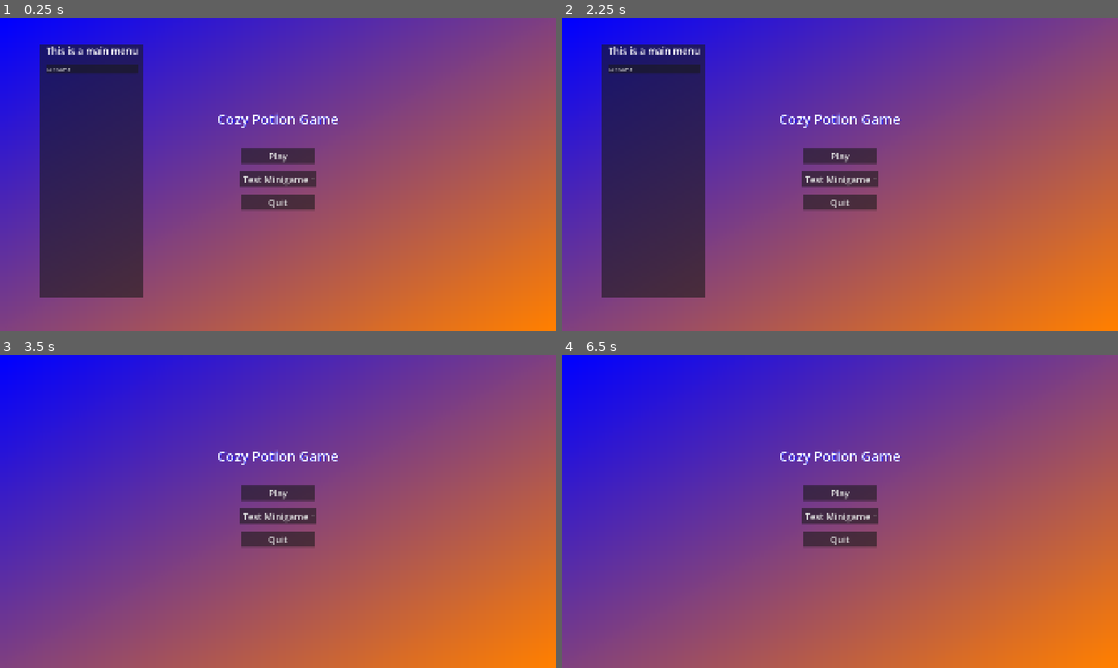
Above: before the commit, frames 1-4 (two rows, left to right).
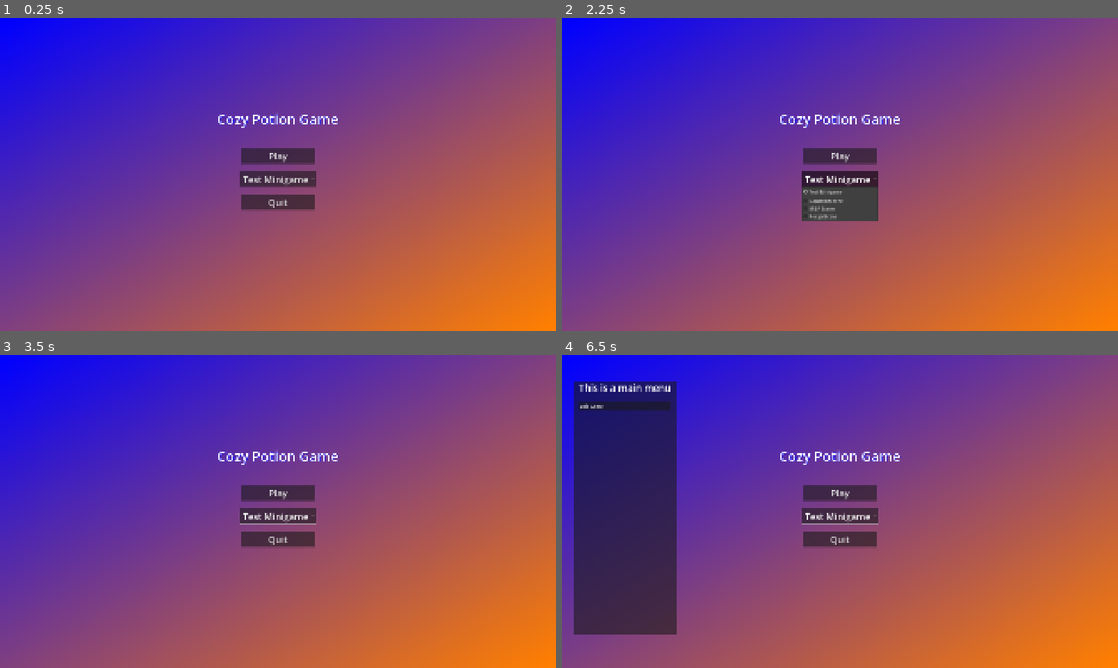
Above: after the commit, the same moments.

Repository: unimelb-game-makers/Team-Quibble-Production
Game: Godot game, scene res://scenes/main.tscn
Same seed, same stepped clock (60 frames per second), same inputs: the game is played once before the commit and once after it.
Inputs (mouse positions are in pixels of both pictures, inside the frame that each line leads up to):
- Up to frame 1 (0.25 s): no input
- Up to frame 2 (2.25 s): click "Play" at 0.5 s; click "Play" at 1.25 s; click "Test Minigame" at 2 s
- Up to frame 3 (3.5 s): tap Enter at 2.75 s; move the mouse to (400, 495) at 2.77 s; hold D (move_right) from 2.78 s (still down); hold Left (camera_left) from 2.78 s (still down); click (400, 495) at 2.92 s; tap Right (camera_right) at 3.05 s
- Up to frame 4 (6.5 s): release D (move_right) at 3.5 s; release Left (camera_left) at 3.5 s; drag from (728, 527) to (812, 574) at 3.52 s; tap Space at 4.25, 5.75 s; move the mouse to (895, 442) at 4.27 s; press the mouse at (895, 442) at 4.28 s; hold D (move_right) 4.28-5 s; tap Right (camera_right) at 4.55 s; release the mouse at (895, 442) at 5 s; tap Enter at 5 s; drag from (812, 574) to (673, 464) at 5.02 s; move the mouse to (1006, 558) at 5.77 s; hold A (move_left) from 5.78 s (still down); hold Right (camera_right) from 5.78 s (still down); click (1006, 558) at 5.92 s; tap Escape (open_options_menu, bound only after the commit) at 6.4 s

The runs differ from the first frame. In frame 1, 15% of the frame differs, in the area x 7-26%, y 8-90%; in frame 2, 16%, in the area x 7-57%, y 8-90%; in frame 3, less than 0.1%; in frame 4, 15%.

Commit message:
bugfixes and exit game functionality
OK, so, escape is bound to open_menu, which is fine. unless i click on the texture rect on the main menu inside the game viewport. In this case, the options menu still recieves the escape key, but it isn't counted as an open_menu input. Why? How, actually? Well, whatever. it shouldnt open then anyway.

Diff:
--- a/cozy-potion-game/project.godot
+++ b/cozy-potion-game/project.godot
@@ -81,6 +81,12 @@
 "events": [Object(InputEventKey,"resource_local_to_scene":false,"resource_name":"","device":-1,"window_id":0,"alt_press …(192 unchanged characters)…
 ]
 }
+open_options_menu={
+"deadzone": 0.2,
+"events": [Object(InputEventKey,"resource_local_to_scene":false,"resource_name":"","device":-1,"window_id":0,"alt_pressed":false,"shift_pressed":false,"ctrl_pressed":false,"meta_pressed":false,"pressed":false,"keycode":0,"physical_keycode":4194305,"key_label":0,"unicode":0,"location":0,"echo":false,"script":null)
+, Object(InputEventKey,"resource_local_to_scene":false,"resource_name":"","device":-1,"window_id":0,"alt_pressed":false,"shift_pressed":false,"ctrl_pressed":false,"meta_pressed":false,"pressed":false,"keycode":0,"physical_keycode":4194306,"key_label":0,"unicode":0,"location":0,"echo":false,"script":null)
+]
+}
 
 [layer_names]
 
--- a/cozy-potion-game/scenes/options_menu.tscn
+++ b/cozy-potion-game/scenes/options_menu.tscn
@@ -5,9 +5,10 @@
 [sub_resource type="LabelSettings" id="LabelSettings_4dvm4"]
 font_size = 33
 
-[node name="OptionsMenu" type="CanvasLayer" unique_id=1433898098 node_paths=PackedStringArray("options_menu_container")]
+[node name="OptionsMenu" type="CanvasLayer" unique_id=1433898098 node_paths=PackedStringArray("options_menu_container", "exit_game_button")]
 script = ExtResource("1_liyum")
 options_menu_container = NodePath("Control/MarginContainer/Control/OptionsMenuContainer")
+exit_game_button = NodePath("Control/MarginContainer/Control/OptionsMenuContainer/PanelContainer/VBoxContainer/MarginContainer/ExitGameButton")
 
 [node name="Control" type="Control" parent="." unique_id=897544671]
 layout_mode = 3
@@ -16,6 +17,7 @@
 anchor_bottom = 1.0
 grow_horizontal = 2
 grow_vertical = 2
+mouse_filter = 2
 
 [node name="MarginContainer" type="MarginContainer" parent="Control" unique_id=1525534556]
 layout_mode = 1
@@ -24,6 +26,7 @@
 anchor_bottom = 1.0
 grow_horizontal = 2
 grow_vertical = 2
+mouse_filter = 2
 theme_override_constants/margin_left = 20
 theme_override_constants/margin_top = 20
 theme_override_constants/margin_right = 20
@@ -31,6 +34,7 @@
 
 [node name="Control" type="Control" parent="Control/MarginContainer" unique_id=1292584816]
 layout_mode = 2
+mouse_filter = 2
 
 [node name="OptionsMenuContainer" type="MarginContainer" parent="Control/MarginContainer/Control" unique_id=279762709 groups=["OptionsMenuContainer"]]
 layout_mode = 1
--- a/cozy-potion-game/scripts/autoloads/options_menu.gd
+++ b/cozy-potion-game/scripts/autoloads/options_menu.gd
@@ -1,42 +1,69 @@
-##the interface by which nodes open and close the options menu globally
-##the implementation of options menu functionality can be found in the options menu
-extends Node
+extends CanvasLayer
 
 @export var options_menu_container: Container
+@export var exit_game_button: Button
+var open: bool = false
 
 func _ready() -> void:
 	options_menu_container = get_tree().get_first_node_in_group("OptionsMenuContainer")
+	if not options_menu_container.is_node_ready():
+		await options_menu_container.ready
+	options_menu_container.offset_transform_enabled = true
 
-func _unhandled_input(event: InputEvent) -> void:
-	if event.is_action_pressed("camera_left"):
-		open_options_menu()
-	if event.is_action("camera_right"):
-		close_options_menu()
+	#wait for container resize
+	await get_tree().process_frame
+	options_menu_container.offset_transform_position = get_options_menu_out_position()
+	options_menu_container.hide()
+
+	connect_buttons()
+
+func connect_buttons() -> void:
+	#TODO: exiting the game should probably be more graceful than this
+	exit_game_button.pressed.connect(get_tree().quit)
+
+func _input(event: InputEvent) -> void:
+	print_debug(event.as_text())
+	print_debug(event.is_action_pressed("open_options_menu"))
+	if event.is_action_pressed("open_options_menu"):
+		if not open:
+			open_options_menu()
+		else:
+			close_options_menu()
+		# this key should always open the options menu, and only
+		# open the options menu
+		get_viewport().set_input_as_handled()
 
 func open_options_menu() -> void:
 	#TODO give focus to first button in the options menu for non-mouse users
 	if not options_menu_container:
 		return
-
+	open = true
 	animate_options_menu_in()
 
 func close_options_menu() -> void:
 	if not options_menu_container:
 		return
 
+	open = false
 	animate_options_menu_out()
+
+	var focus_owner = get_viewport().gui_get_focus_owner()
+	if focus_owner:
+		focus_owner.release_focus()
 
 func animate_options_menu_in() -> void:
 	if not options_menu_container:
 		return
-
+	#calls show at start and end of animation in case of user spamming
+	#the menu button
+	options_menu_container.show()
 	var tween = get_tree().create_tween()
 
 	tween.set_ease(Tween.EASE_OUT)
 	tween.set_trans(Tween.TRANS_CUBIC)
 
 	tween.tween_property(options_menu_container, "offset_transform_position", Vector2.ZERO, 0.2)
-
+	tween.tween_callback(options_menu_container.show)
 func animate_options_menu_out() -> void:
 	if not options_menu_container:
 		return
@@ -46,8 +73,8 @@
 	tween.set_ease(Tween.EASE_IN)
 	tween.set_trans(Tween.TRANS_CUBIC)
 	var out_pos = get_options_menu_out_position()
-	print_debug(out_pos)
 	tween.tween_property(options_menu_container, "offset_transform_position", out_pos, 0.2)
+	tween.tween_callback(options_menu_container.hide)
 
 func get_options_menu_out_position() -> Vector2:
 	return Vector2(-(options_menu_container.global_position.x + options_menu_container.size.x), 0)
